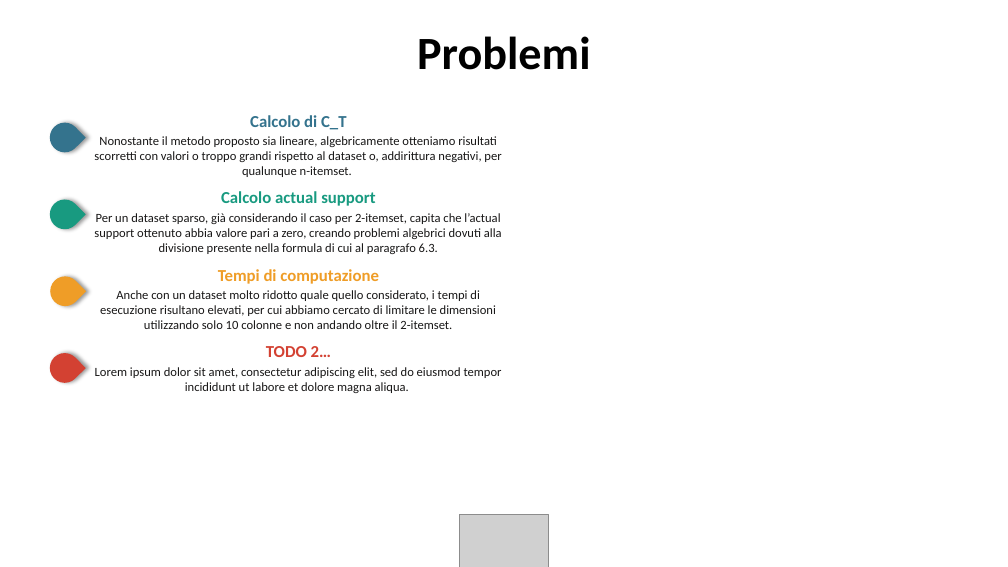
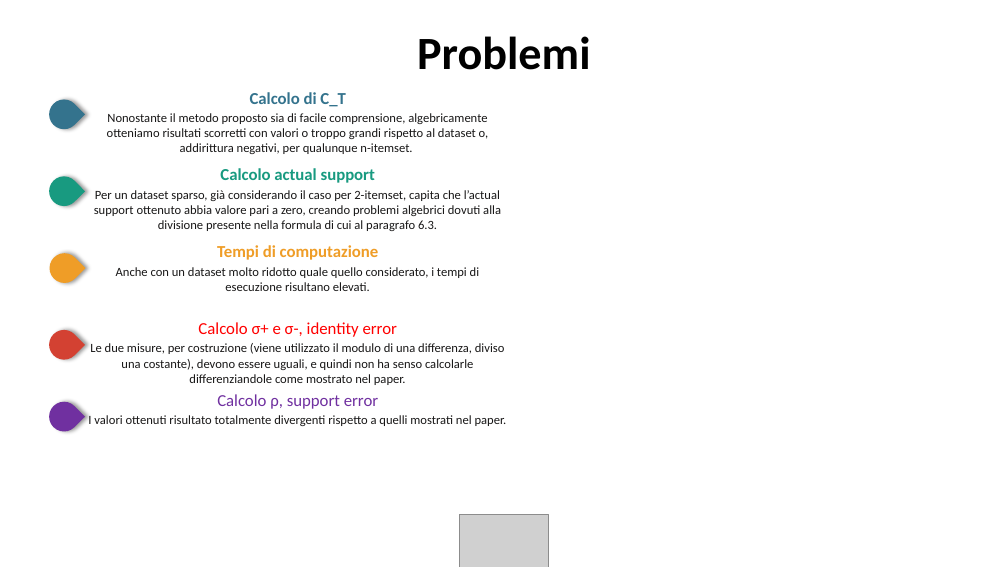
Before and after one commit to jf994/DataProtectionProject, a slide deck: slide 5 of docs/Presentazione.pptx (slide 4 before the commit). Drawn at 1008x567 pixels with LibreOffice and Linux fonts; fonts in the diff are those of the drawing; grey boxes stand for pictures; background and template pictures are left out. Boxes give left, top, right and bottom in pixels: in the first picture for what was removed or moved away, otherwise in the second. Text is boxed around its words. In the diff, an @@ line names an element or a change of style, - is before the commit and + after.

Commit message:
mod to pptx

```diff
--- a/docs/Presentazione.pptx
+++ b/docs/Presentazione.pptx
@@ teardrop: place and size @@
-teardrop at box(44, 116, 86, 158)
+teardrop at box(43, 94, 85, 135)
@@ text at box(107, 113, 489, 154): text changed @@
-Nonostante il metodo proposto sia lineare, algebricamente otteniamo risultati scorretti con valori o troppo grandi rispetto al dataset o, addirittura negativi, per qualunque n-itemset.
+Nonostante il metodo proposto sia di facile comprensione, algebricamente otteniamo risultati scorretti con valori o troppo grandi rispetto al dataset o, addirittura negativi, per qualunque n-itemset.
@@ 3 teardrops, 2 texts: place and size @@
-3 teardrops, 2 texts at box(44, 115, 502, 389)
+3 teardrops, 2 texts at box(43, 92, 501, 365)
@@ text "Tempi di computazione": place and size @@
-text "Tempi di computazione" at box(100, 269, 496, 329)
+text "Tempi di computazione" at box(116, 245, 480, 291)
@@ text at box(116, 267, 480, 291): text changed @@
-Anche con un dataset molto ridotto quale quello considerato, i tempi di esecuzione risultano elevati, per cui abbiamo cercato di limitare le dimensioni utilizzando solo 10 colonne e non andando oltre il 2-itemset.
+Anche con un dataset molto ridotto quale quello considerato, i tempi di esecuzione risultano elevati.
@@ text at box(90, 322, 505, 385): text changed @@
-TODO 2…
-Lorem ipsum dolor sit amet, consectetur adipiscing elit, sed do eiusmod tempor incididunt ut labore et dolore magna aliqua.
+Calcolo σ+ e σ-, identity error
+Le due misure, per costruzione (viene utilizzato il modulo di una differenza, diviso una costante), devono essere uguali, e quindi non ha senso calcolarle differenziandole come mostrato nel paper.
@@ teardrop added at box(43, 395, 85, 437), fill #7030A0 @@
@@ text added at box(88, 394, 507, 426), 12 pt, text #181717 @@
+Calcolo ρ, support error
+I valori ottenuti risultato totalmente divergenti rispetto a quelli mostrati nel paper.
```
Also in this commit, not shown: 1 other slide changed, 3 slides added.
